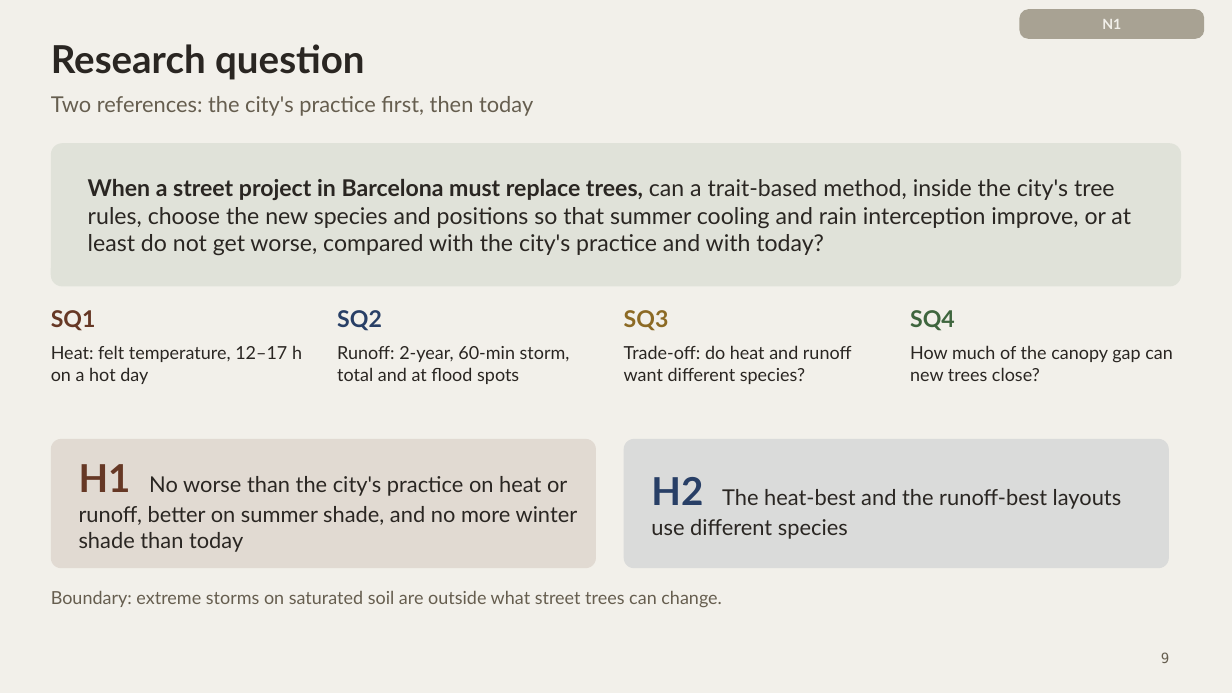
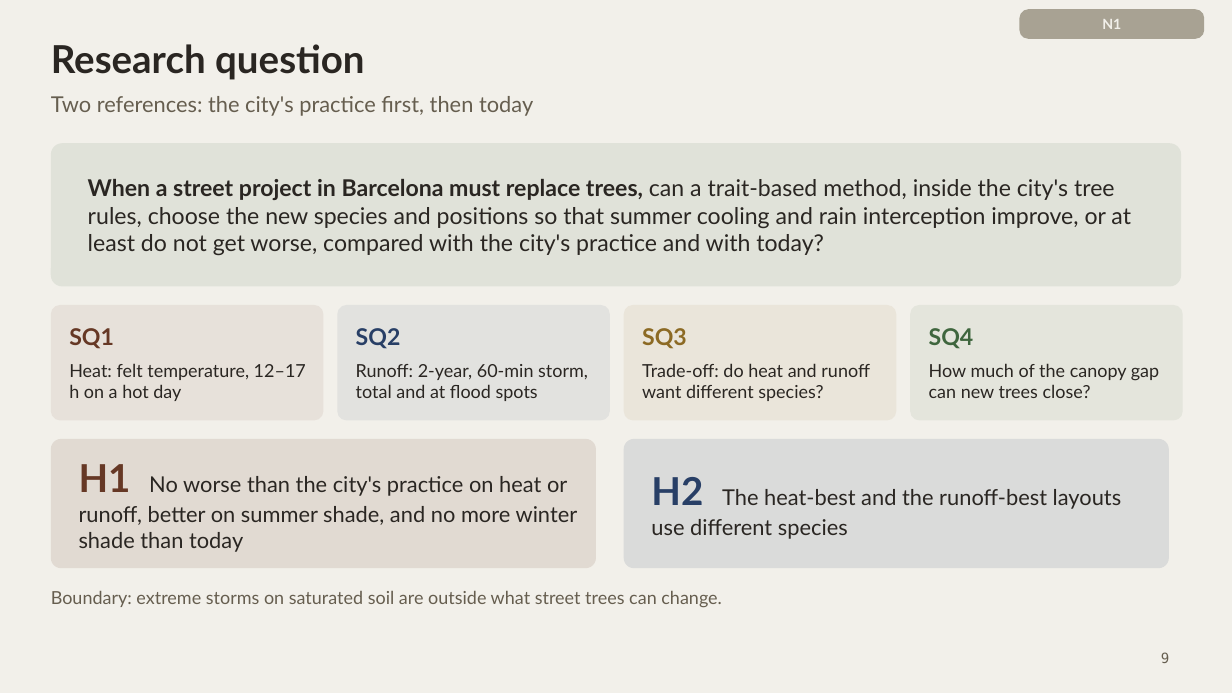
Before and after one commit to giofox96/shade-and-sponge, a slide deck: slide 9 of slides/final/shade_and_sponge_final_new.pptx. Drawn at 1232x693 pixels with LibreOffice and Linux fonts; fonts in the diff are those of the drawing. Boxes give left, top, right and bottom in pixels: in the first picture for what was removed or moved away, otherwise in the second. Text is boxed around its words. In the diff, an @@ line names an element or a change of style, - is before the commit and + after.

```diff
--- a/slides/final/shade_and_sponge_final_new.pptx
+++ b/slides/final/shade_and_sponge_final_new.pptx
@@ rounded rectangle added at bbox=[51, 305, 323, 421], fill #E7E1DA @@
@@ text "SQ1": place and size @@
-text "SQ1" at bbox=[51, 310, 302, 384]
+text "SQ1" at bbox=[69, 328, 306, 401]
@@ rounded rectangle added at bbox=[337, 305, 610, 421], fill #E2E2DF @@
@@ text "SQ2": place and size @@
-text "SQ2" at bbox=[337, 310, 570, 384]
+text "SQ2" at bbox=[356, 328, 588, 401]
@@ rounded rectangle added at bbox=[624, 305, 897, 421], fill #EAE5DA @@
@@ text "SQ3": place and size @@
-text "SQ3" at bbox=[624, 310, 852, 384]
+text "SQ3" at bbox=[642, 328, 870, 401]
@@ rounded rectangle added at bbox=[910, 305, 1183, 421], fill #E4E5DC @@
@@ vertical alignment top to middle in 4 elements at bbox=[69, 328, 306, 401], bbox=[356, 328, 588, 401], bbox=[642, 328, 870, 401], bbox=[929, 328, 1159, 398] @@
@@ text "SQ4": place and size @@
-text "SQ4" at bbox=[910, 310, 1173, 381]
+text "SQ4" at bbox=[929, 328, 1159, 398]
```
Also in this commit, not shown: 1 other slide changed, 3 other files.
